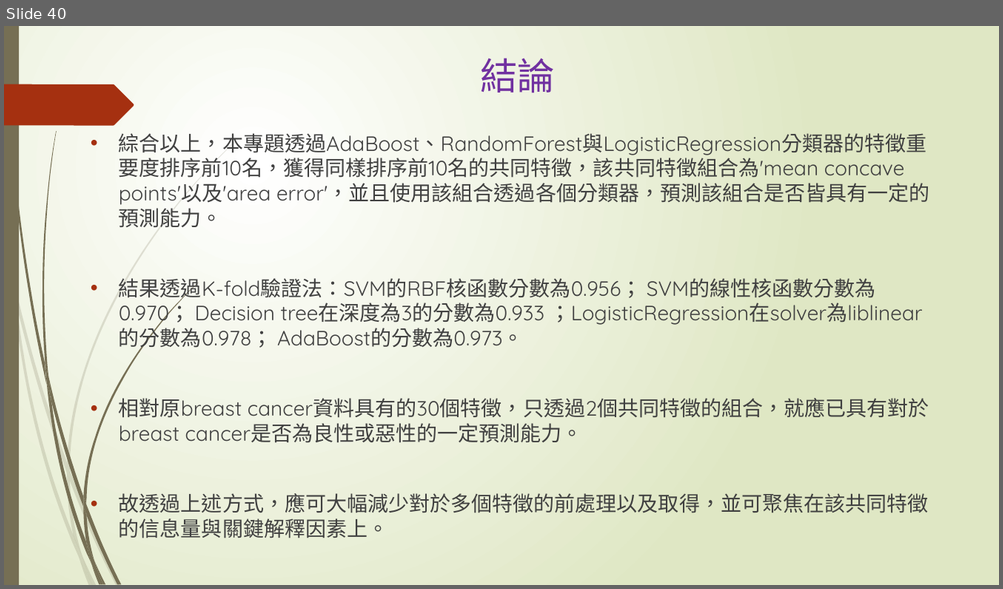
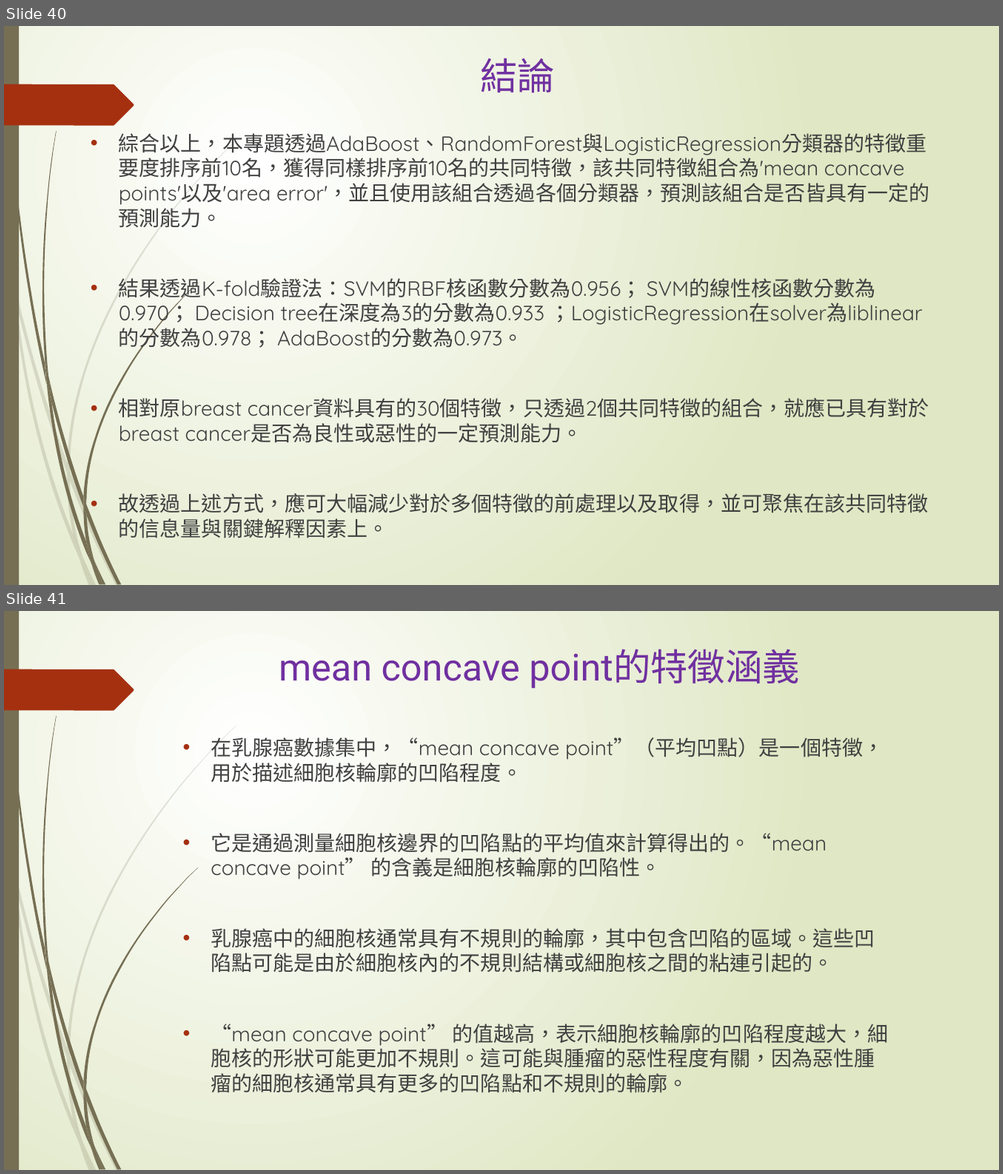
Before and after one commit to quilty1012/IMLP347, a slide deck: special report ppt.pptx. Shown one above the other, each under a label of ours: slide 40 before the commit, slides 40 and 41 after it. The pictures are 1003x589 and 1003x1174 pixels, drawn with LibreOffice and Linux fonts; fonts in the diff are those of the drawing. Boxes give left, top, right and bottom in pixels: in the first picture for what was removed or moved away, otherwise in the second. Text is boxed around its words. In the diff, an @@ line names an element or a change of style, - is before the commit and + after.

Commit message:
Special Report
分析各個分類器的特徵重要度排序，找到同樣重要度高的共同特徵，評估該共同特徵是否對原始資料具有一定之預測能力。

```diff
--- a/special report ppt.pptx
+++ b/special report ppt.pptx
@@ slide 41 added at (4,611,999,1170), background gradient #FFFFFF to #DFE8C4; not listed: 24 template elements that a slide beside it also shows @@
@@ title added at (279,649,800,688), 36 pt, text #7030A0 @@
+mean concave point的特徵涵義
@@ text added at (210,738,888,1093), 20 pt, text #404040 @@
+• 在乳腺癌數據集中，“mean concave point”（平均凹點）是一個特徵，用於描述細胞核輪廓的凹陷程度。
+• 它是通過測量細胞核邊界的凹陷點的平均值來計算得出的。“mean concave point” 的含義是細胞核輪廓的凹陷性。
+• 乳腺癌中的細胞核通常具有不規則的輪廓，其中包含凹陷的區域。這些凹陷點可能是由於細胞核內的不規則結構或細胞核之間的粘連引起的。
+• “mean concave point” 的值越高，表示細胞核輪廓的凹陷程度越大，細胞核的形狀可能更加不規則。這可能與腫瘤的惡性程度有關，因為惡性腫瘤的細胞核通常具有更多的凹陷點和不規則的輪廓。
```
Also in this commit, not shown: 1 other slide added.
